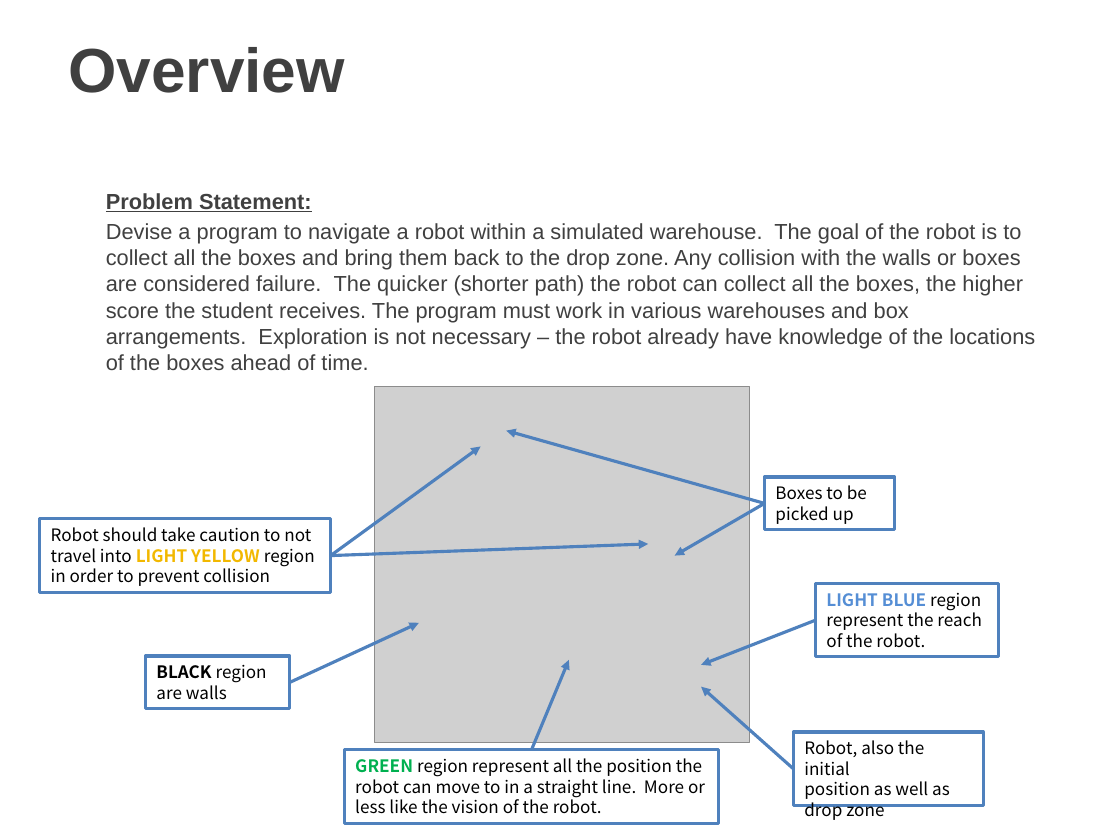
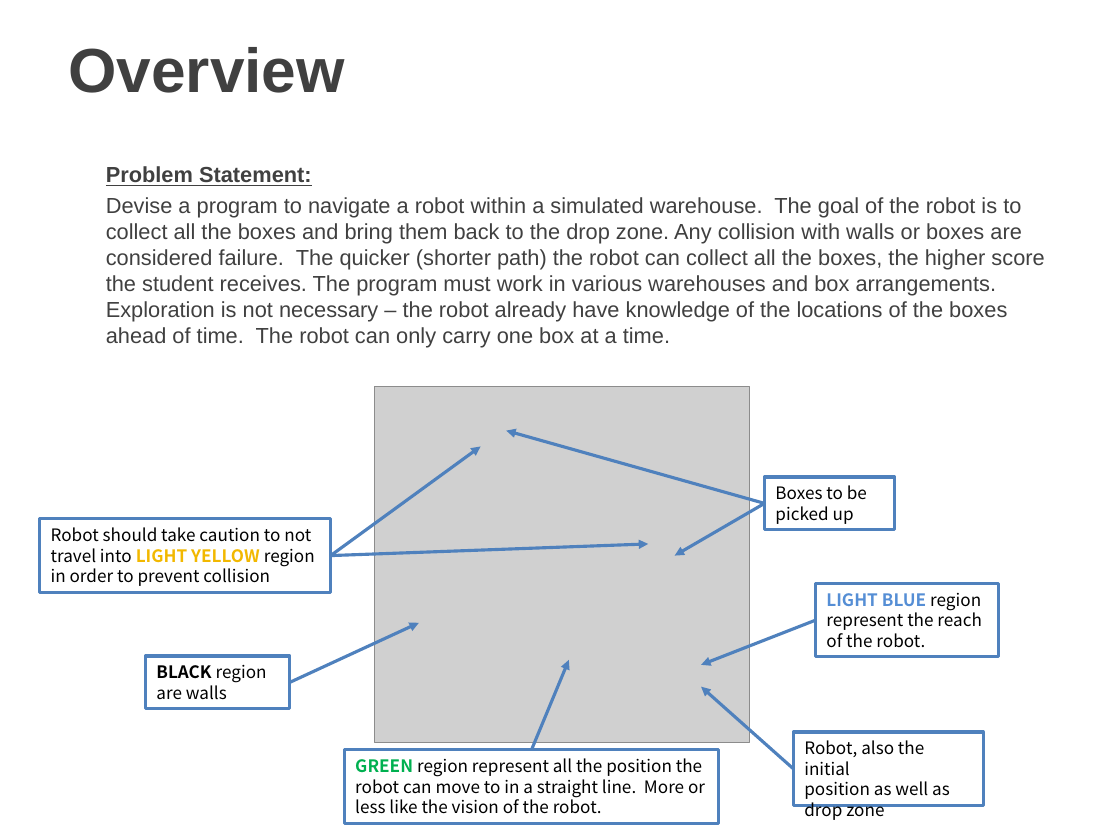
Before and after one commit to jameschanx/Georgia_Tech_School_Projects, a slide deck: slide 2 of Robot Warehouse Navigation - CS8803-001 AI for Robotics.pptx. Drawn at 1120x840 pixels with LibreOffice and Linux fonts; fonts in the diff are those of the drawing; grey boxes stand for pictures; background and template pictures are left out. Boxes give left, top, right and bottom in pixels: in the first picture for what was removed or moved away, otherwise in the second. Text is boxed around its words. In the diff, an @@ line names an element or a change of style, - is before the commit and + after.

```diff
--- a/Robot Warehouse Navigation - CS8803-001 AI for Robotics.pptx
+++ b/Robot Warehouse Navigation - CS8803-001 AI for Robotics.pptx
@@ text "Problem Statement:": place and size @@
-text "Problem Statement:" at [106,193,1035,370]
+text "Problem Statement:" at [106,166,1044,348]
@@ text at [106,197,1044,348]: text changed @@
-Devise a program to navigate a robot within a simulated warehouse. The goal of the robot is to collect all the boxes and bring them back to the drop zone. Any collision with the walls or boxes are considered failure. The quicker (shorter path) the robot can collect all the boxes, the higher score the student receives. The program must work in various warehouses and box arrangements. Exploration is not necessary – the robot already have knowledge of the locations of the boxes ahead of time.
+Devise a program to navigate a robot within a simulated warehouse. The goal of the robot is to collect all the boxes and bring them back to the drop zone. Any collision with walls or boxes are considered failure. The quicker (shorter path) the robot can collect all the boxes, the higher score the student receives. The program must work in various warehouses and box arrangements. Exploration is not necessary – the robot already have knowledge of the locations of the boxes ahead of time. The robot can only carry one box at a time.
```
Also in this commit, not shown: 3 other slides changed, 2 slides added.
